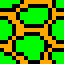
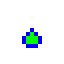
Two versions of the same layered image (64x64). Layer-by-layer changes:
hid "Layer 6" over [0, 0, 64, 64]
